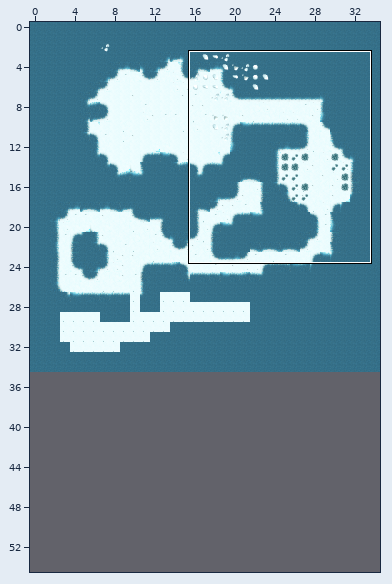
Tiled map (JSON), stored at src/Erik/assets/tilemaps/iceworld.json. The picture above shows the old version from afar; the outline marks the close-up.
Close-up. Earlier state:
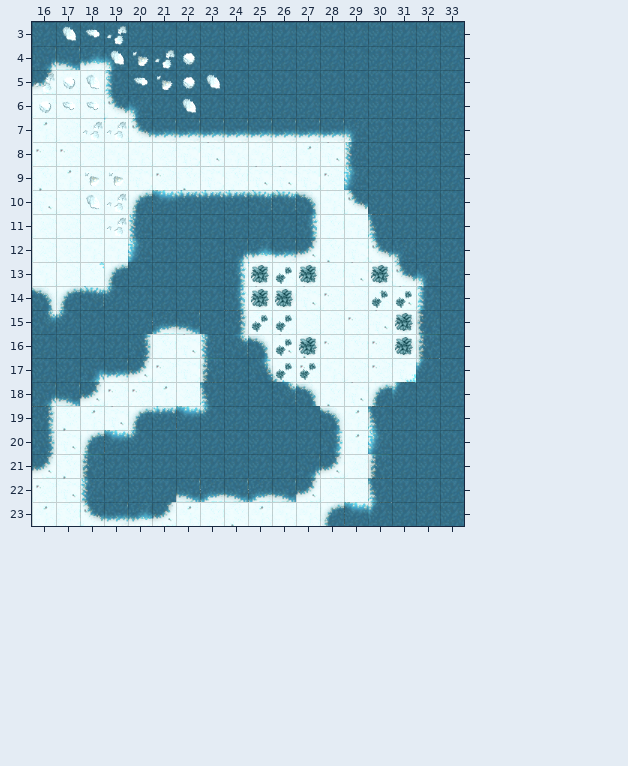
Cells are 32x32 px. Shown: x 16..33, y 3..23. The commit also changed other parts of the map, which this record leaves out. The old version is drawn lined up with the new one.
The result:
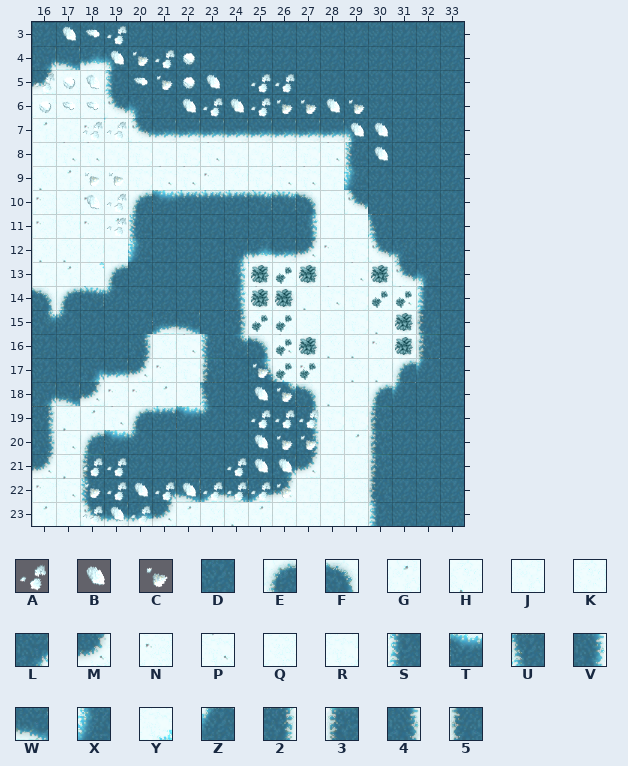
Key: from "terrain-assets": A 2, B 3, C 4; from "winter-tiles-v5": D 0, E 4, F 5, G 6, H 7, J 8, K 9, L 15, M 17, N 18, P 19, Q 20, R 21, S 26, T 28, U 30, V 39, W 41, X 42, Y 45, Z 48, 2 57, 3 58, 4 69, 5 70.
_ is an empty cell.
Tiles replaced or removed in this view: D, E, F, G, H, J, K, L, M, N, P, Q, R, T, U, V, W, X, Y, Z.
The edit:
Changed rows in their new state; . is an unchanged cell.
map size 35x35 -> 35x55 cells
Layer "Background":
first column x 16:
 7 ..N.............
 8 JPP........R....
 9 .....PPN.R.PJ...
10 N...............
11 NKNG........J...
12 HHK.........N...
13 .G..........J...
14 ...........HP.Q.
15 .............RH.
16 ............HH..
17 .............HHE
18 .............Q..
19 ...........2RR3.
20 ...........4J.3.
21 ..........LMJ...
22 .....L....MJ..5.
23 ............JJS.
Layer "terrain assets":
first column x 23:
 5 ..AA....
 6 ABACCBC.
 7 ......BB
 8 .......B
first column x 18:
17 .......C..
18 .......BC.
19 .......AAA
20 .......BCC
21 AA....ABB.
22 CABABAAAC.
23 ABA.......
Changed places in both close-ups, as pixel boxes (x1, y1, x2, y2):
changed: (152, 73, 388, 190)
changed: (32, 118, 104, 166)
changed: (32, 190, 416, 526)
